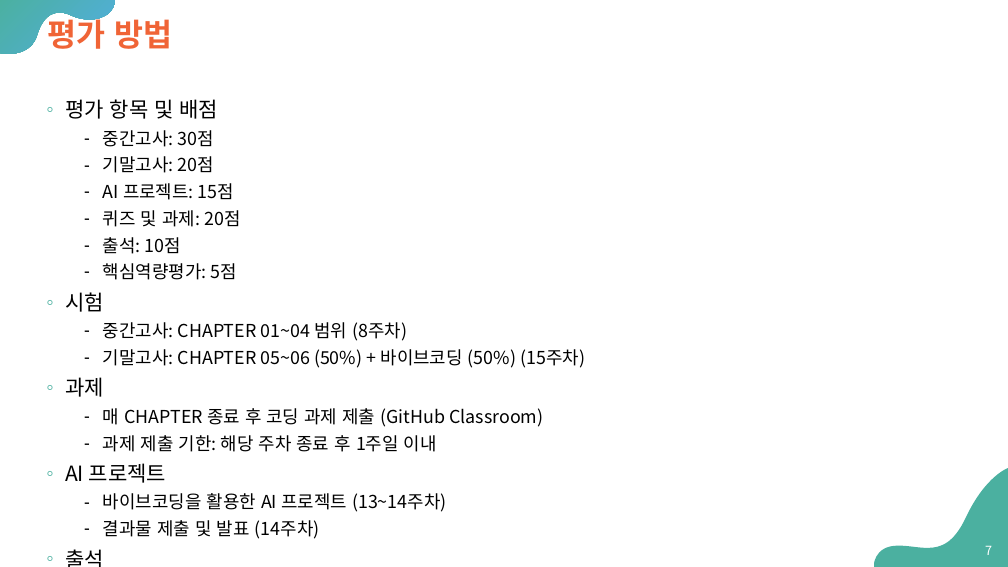
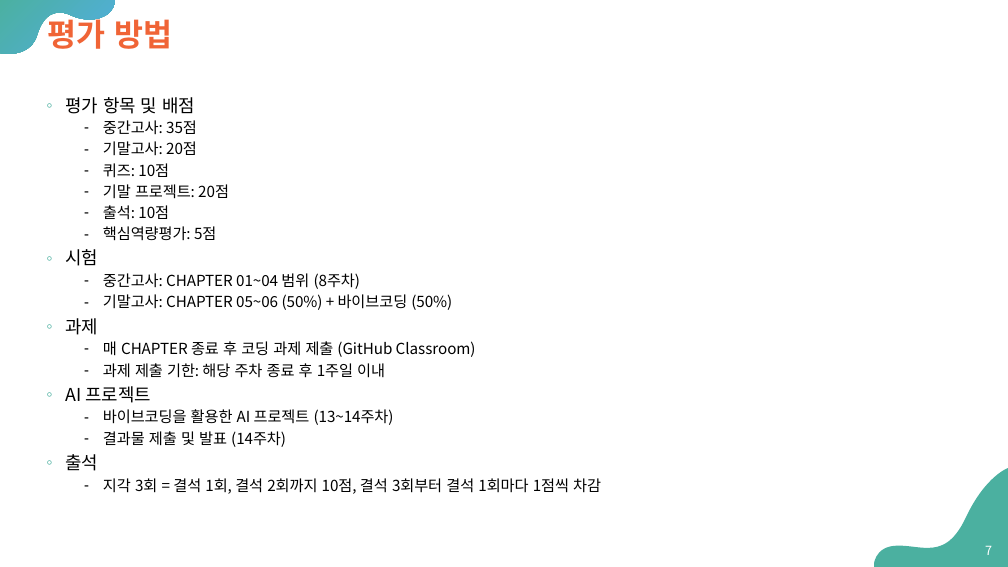
Before and after one commit to Sangdon-Park/Sangdon-Park.github.io, a slide deck: slide 7 of data/인공지능/00 - preview.pptx. Drawn at 1008x567 pixels with LibreOffice and Linux fonts; fonts in the diff are those of the drawing. Boxes give left, top, right and bottom in pixels: in the first picture for what was removed or moved away, otherwise in the second. Text is boxed around its words. In the diff, an @@ line names an element or a change of style, - is before the commit and + after.

```diff
--- a/data/인공지능/00 - preview.pptx
+++ b/data/인공지능/00 - preview.pptx
@@ text at [65, 97, 601, 494]: size 20 to 17 pt in "평가 항목 및 배점", "시험", "과제", "AI 프로젝트" and 1 more places; size 17 to 14.4 pt in "기말고사: 20점", "출석: 10점", "핵심역량평가: 5점", "중간고사: CHAPTER 01~04 범위 (8주차)" and 5 more places; line spacing 1.15 to 1.05 @@
@@ text at [103, 120, 197, 134]: text changed; size 17 to 14.4 pt @@
-  ⁃ 중간고사: 30점
+  ⁃ 중간고사: 35점
@@ text at [103, 163, 229, 199]: text changed; size 17 to 14.4 pt @@
-  ⁃ AI 프로젝트: 15점
-  ⁃ 퀴즈 및 과제: 20점
+  ⁃ 퀴즈: 10점
+  ⁃ 기말 프로젝트: 20점
@@ text at [103, 294, 452, 310]: text changed; size 17 to 14.4 pt @@
-  ⁃ 기말고사: CHAPTER 05~06 (50%) + 바이브코딩 (50%) (15주차)
+  ⁃ 기말고사: CHAPTER 05~06 (50%) + 바이브코딩 (50%)
```
Also in this commit, not shown: 1 other slide changed, 3 other files.
